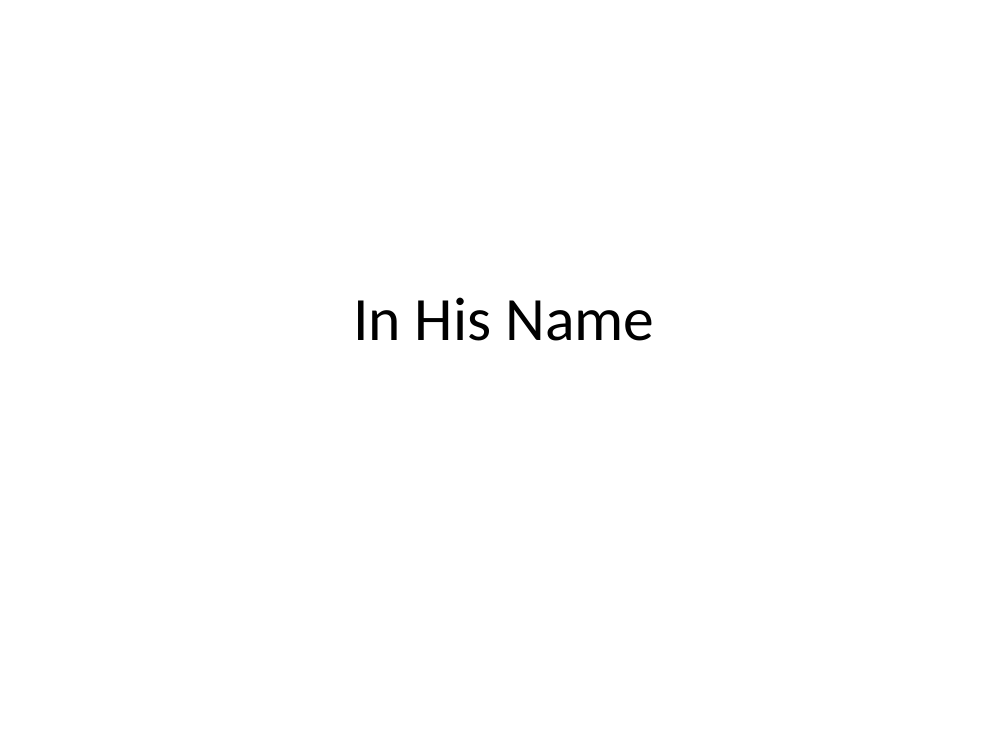
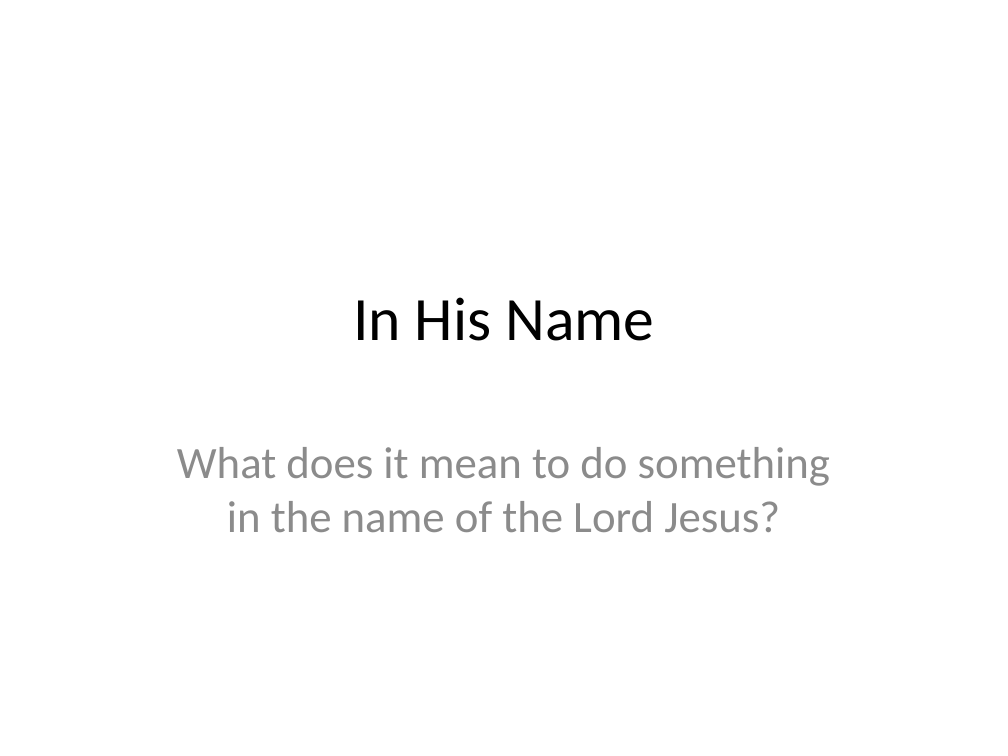
Before and after one commit to sjanhunen/dokimazo, a slide deck: slide 1 of presentations/InHisName.pptx. Drawn at 1008x756 pixels with LibreOffice and Linux fonts; fonts in the diff are those of the drawing. Boxes give left, top, right and bottom in pixels: in the first picture for what was removed or moved away, otherwise in the second. Text is boxed around its words. In the diff, an @@ line names an element or a change of style, - is before the commit and + after.

```diff
--- a/presentations/InHisName.pptx
+++ b/presentations/InHisName.pptx
@@ subtitle added at <box>177,447,830,532</box>, 32 pt, text #8C8C8C @@
+What does it mean to do something in the name of the Lord Jesus?
```
Also in this commit, not shown: 10 other slides changed, 7 slides added, 5 slides removed, 1 other file.
